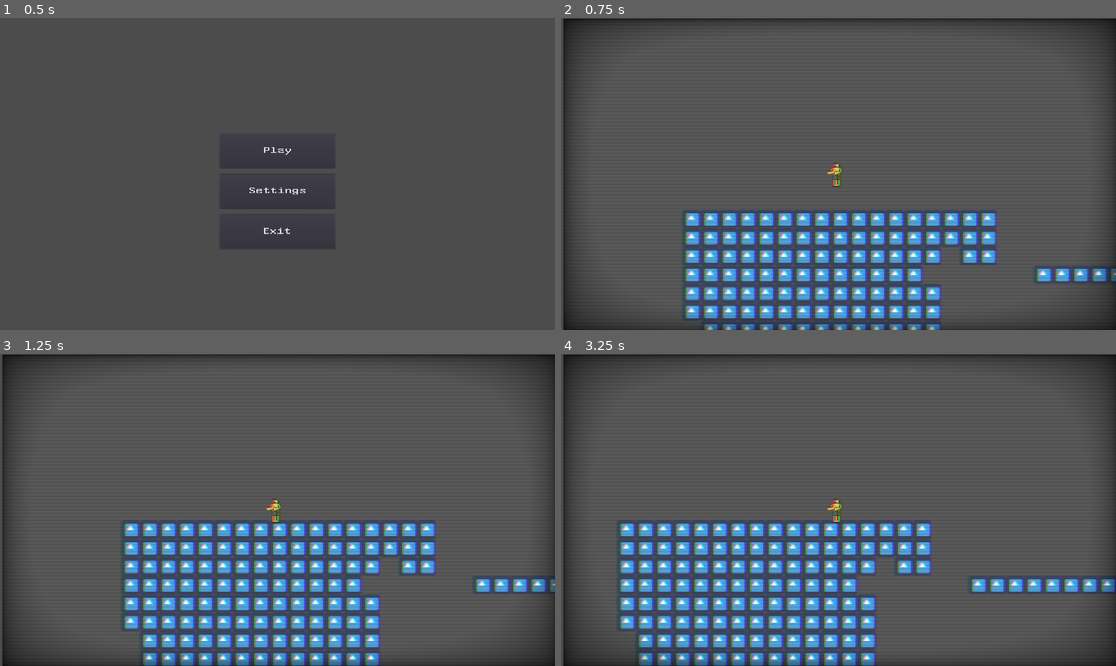
Above: before the commit, frames 1-4 (two rows, left to right).
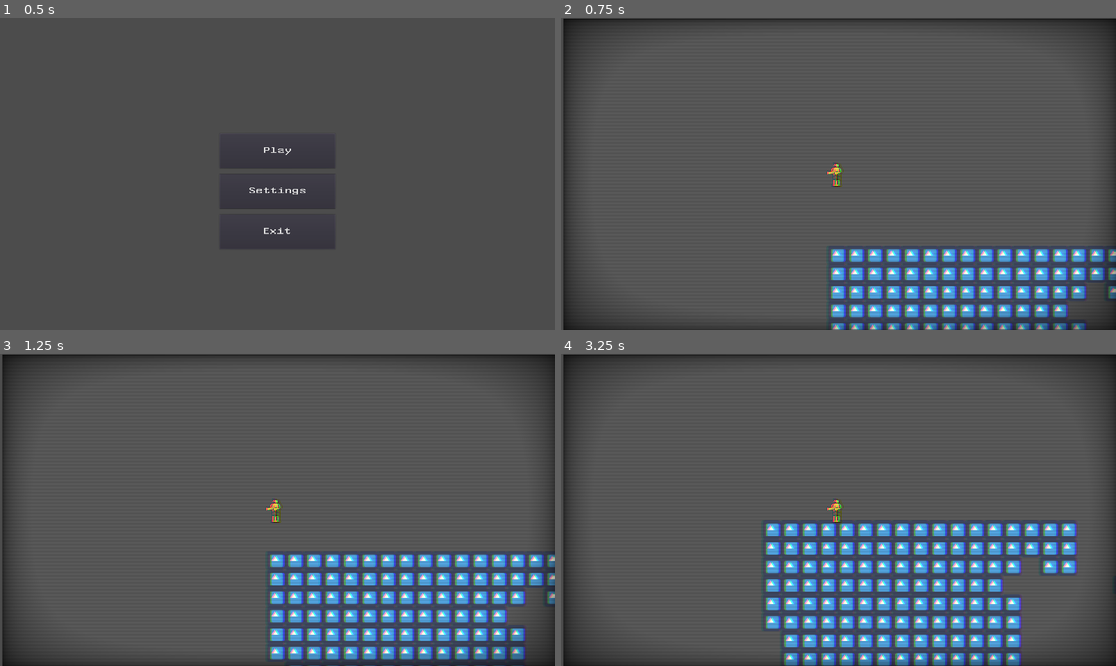
Above: after the commit, the same moments.

Repository: Shapkofil/prometheus
Game: Godot game, scene res://UI/MainMenu.tscn
Two runs of this game, one before a commit and one after it. Both use one fixed random seed, a clock stepped at 60 frames per second and the inputs below. The engine's default icon, where the game draws it, is replaced by a stand-in: a white triangle on a blue panel in a dark square.
Inputs:
- Up to frame 1 (0.5 s): no input
- Up to frame 2 (0.75 s): click "Play" at 0.5 s
- Up to frame 3 (1.25 s): no input
- Up to frame 4 (3.25 s): hold Right (ui_right) 1.28-2.78 s; tap Up (ui_up) at 1.52, 2.27 s; hold Left (ui_left) from 2.78 s (still down)

Frame 1 is identical in both runs. In frame 2, 19% of the frame differs, in the area x 21-100%, y 61-100%; in frame 3, 26%, in the area x 21-100%, y 53-100%; in frame 4, 25%.

Commit message:
Menu mechanics

Diff:
--- a/Prometheus/Node2D.gd
+++ b/Prometheus/Node2D.gd
@@ -3,7 +3,4 @@
 
 
 func _ready():
-	position = Vector2(GlobalVars.playerX, GlobalVars.playerY)
-	print(GlobalVars.playerX)
-	print(" ")
-	print(GlobalVars.playerY)
+	pass
--- a/Prometheus/Player/player.gd
+++ b/Prometheus/Player/player.gd
@@ -23,7 +23,11 @@
 
 var prev_jump_pressed = false
 
-var t = Timer.new()
+
+func _ready():
+	var positionX = GlobalVars.playerSavedPosition[0]
+	var positionY = GlobalVars.playerSavedPosition[1]
+	position = Vector2(positionX, positionY)
 
 
 func _physics_process(delta):
@@ -81,5 +85,4 @@
 	if Input.is_key_pressed(KEY_ESCAPE):
 		get_tree().change_scene("res://UI/PauseMenu.tscn")
 
-	GlobalVars.playerX = get_viewport().size.x
-	GlobalVars.playerY = get_viewport().size.y
+	GlobalVars.playerSavedPosition = get_position()
--- a/Prometheus/UI/GlobalVars.gd
+++ b/Prometheus/UI/GlobalVars.gd
@@ -1,5 +1,4 @@
 extends Node
 
 var lastScene = null
-var playerX = 0
-var playerY = 0
+var playerSavedPosition = Vector2(100, 0)
--- a/Prometheus/UI/QuitToMain.gd
+++ b/Prometheus/UI/QuitToMain.gd
@@ -13,4 +13,5 @@
 
 
 func _on_QuitToMain_pressed():
+	GlobalVars.playerSavedPosition = [100, 0]
 	get_tree().change_scene("res://UI/MainMenu.tscn")
Not shown: 1 places in Prometheus/UI/MainMenu.tscn that only renumber resources
